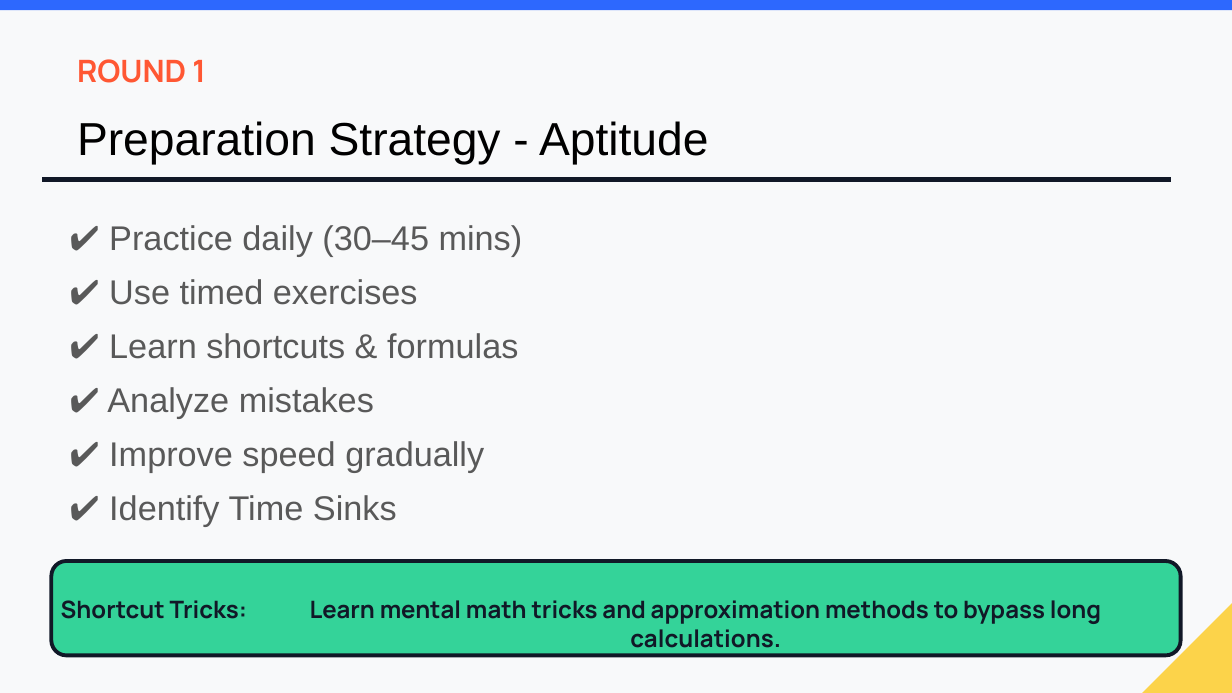
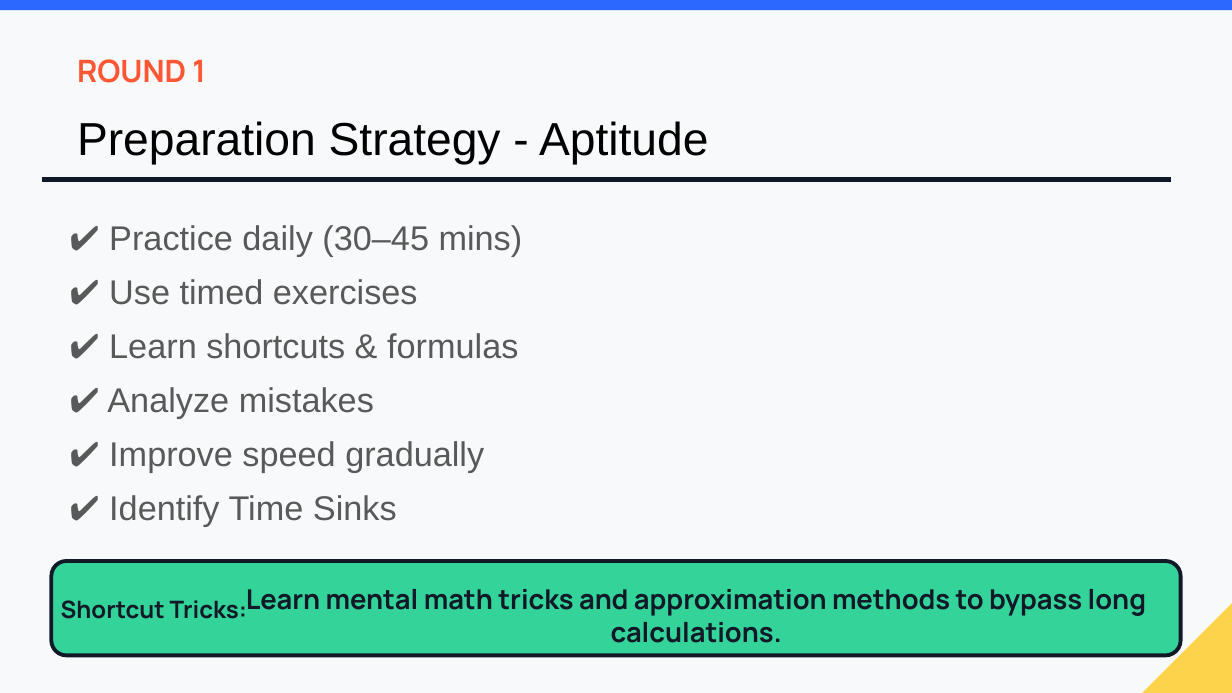
Before and after one commit to brinda-25/workshop, a slide deck: slide 10 of Day1/Campus_to_Company.pptx. Drawn at 1232x693 pixels with LibreOffice and Linux fonts; fonts in the diff are those of the drawing; background and template pictures are left out. Boxes give left, top, right and bottom in pixels: in the first picture for what was removed or moved away, otherwise in the second. Text is boxed around its words. In the diff, an @@ line names an element or a change of style, - is before the commit and + after.

```diff
--- a/Day1/Campus_to_Company.pptx
+++ b/Day1/Campus_to_Company.pptx
@@ text "Learn mental math tricks and ...": place and size @@
-text "Learn mental math tricks and ..." at <box>310,600,1101,654</box>
+text "Learn mental math tricks and ..." at <box>246,589,1146,643</box>
@@ text "Learn mental math tricks and ..." at <box>246,589,1146,643</box>: size 14 to 16 pt @@
```
Also in this commit, not shown: 17 other slides changed, 6 slides added, 1 slide removed.
